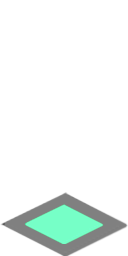
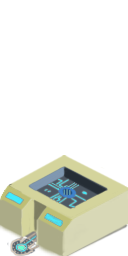
Layered file, before and after one edit (128×256). Changes by layer:
hid group "Plate" (4 layers) over [left=23, top=204, right=104, bottom=244]
"Layer 4 copy 3": opacity 65% → 20% over [left=23, top=204, right=104, bottom=244]
added group "GeneratorUD" with 6 layers above "GeneratorLR" over [left=0, top=155, right=128, bottom=256]
added layer "OnLights" (1st of 2, in "GeneratorUD") in group "GeneratorUD" over [left=4, top=177, right=88, bottom=256]
added layer "OffLights" (1st of 2, in "GeneratorUD") in group "GeneratorUD" over [left=4, top=177, right=88, bottom=256]
added layer "GeneratorOff" (1st of 2, in "GeneratorUD") in group "GeneratorUD" over [left=57, top=185, right=77, bottom=200]
added layer "Pad" (1st of 2, in "GeneratorUD") in group "GeneratorUD" over [left=7, top=238, right=38, bottom=256]
added layer "Center" (1st of 2, in "GeneratorUD") in group "GeneratorUD" over [left=28, top=166, right=109, bottom=210]
added layer "Base" (1st of 2, in "GeneratorUD") in group "GeneratorUD" over [left=0, top=155, right=128, bottom=256]
